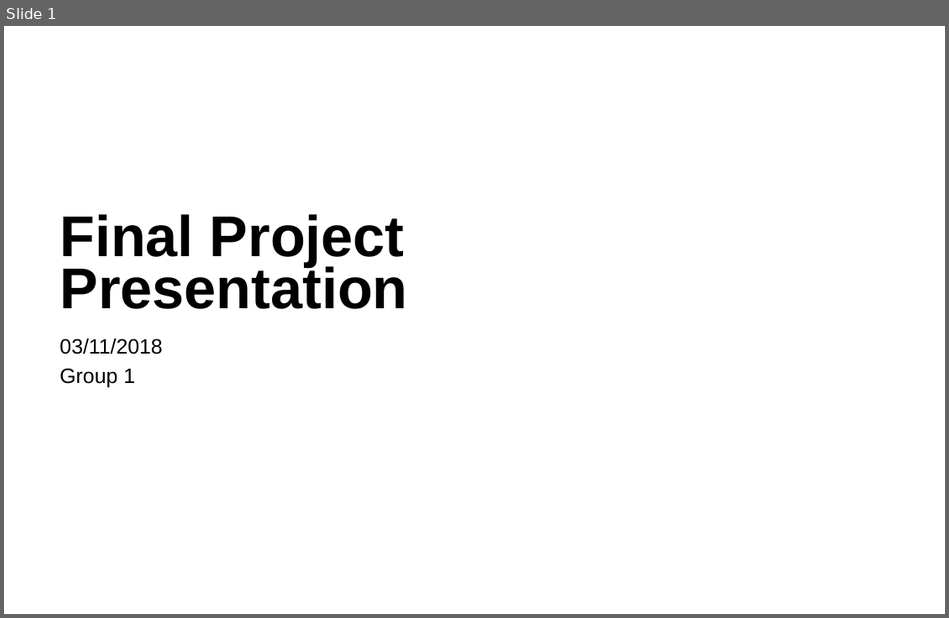
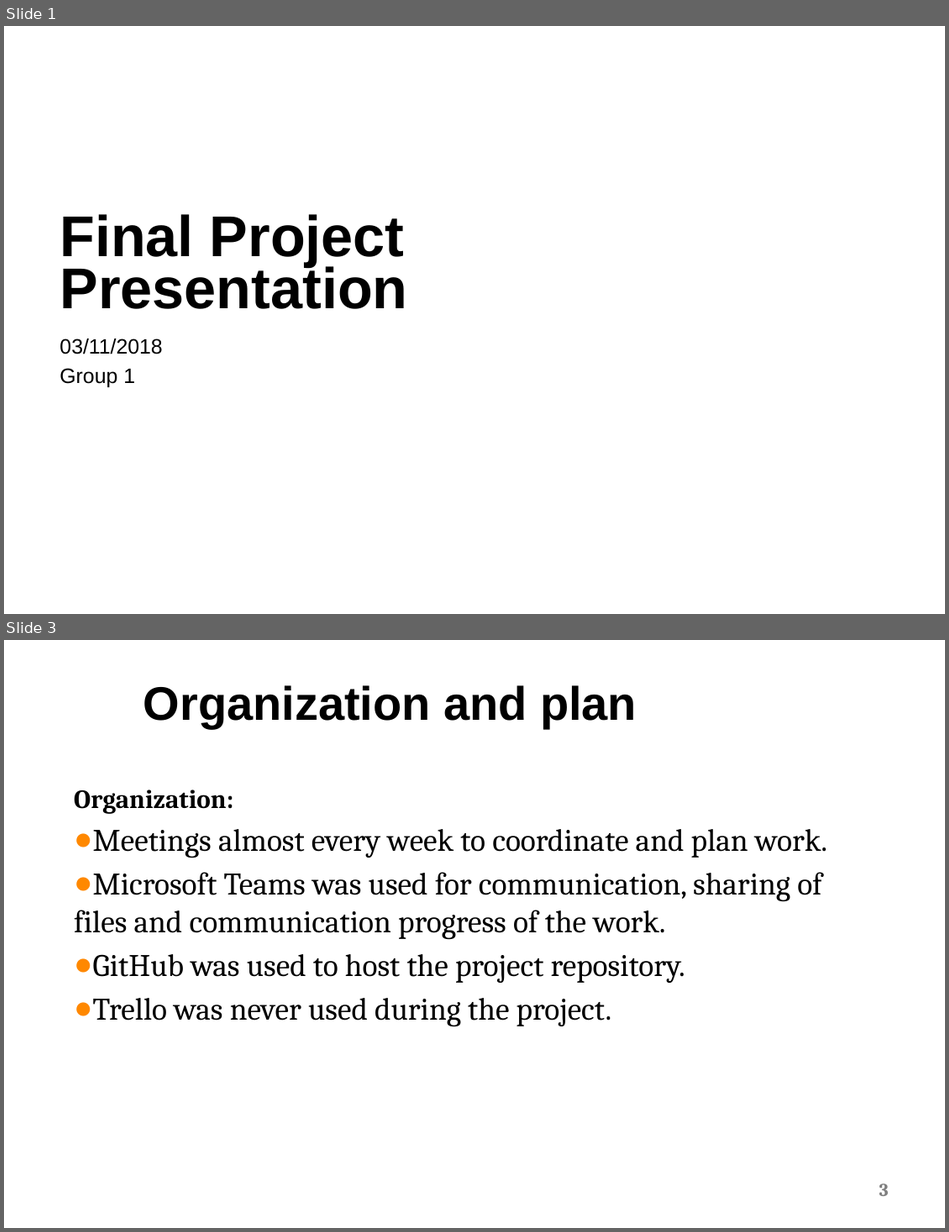
Before and after one commit to vladodjuka/cdt401-online-component-repository, a slide deck: Documentation/Presentations/FinalPresentation.pptx. Shown one above the other, each under a label of ours: slide 1 before the commit, slides 1 and 3 after it; the slides between them are not shown. The pictures are 949x618 and 949x1232 pixels, drawn with LibreOffice and Linux fonts; fonts in the diff are those of the drawing; background and template pictures are left out. Boxes give left, top, right and bottom in pixels: in the first picture for what was removed or moved away, otherwise in the second. Text is boxed around its words. In the diff, an @@ line names an element or a change of style, - is before the commit and + after.

Commit message:
Update final project presentation

```diff
--- a/Documentation/Presentations/FinalPresentation.pptx
+++ b/Documentation/Presentations/FinalPresentation.pptx
@@ slide 3 added at [4,640,945,1228], background #FFFFFF @@
@@ title added at [143,685,637,728], 36 pt, text #000000, bold @@
+Organization and plan
@@ text added at [74,790,827,1027], 24 pt, text #000000 @@
+Organization:
+● Meetings almost every week to coordinate and plan work.
+● Microsoft Teams was used for communication, sharing of files and communication progress of the work.
+● GitHub was used to host the project repository.
+● Trello was never used during the project.
@@ page number added at [879,1183,889,1196], 14 pt, text #808080, bold @@
+3
```
Also in this commit, not shown: 3 slides changed, 8 other slides added.
